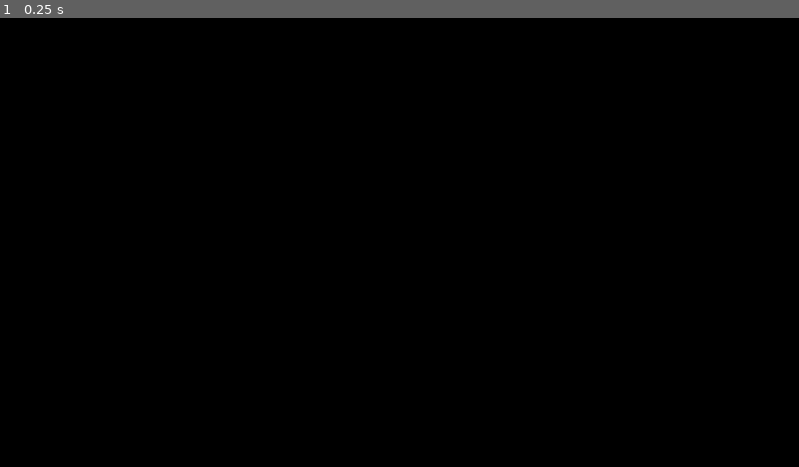
Above: before the commit, frame 1.
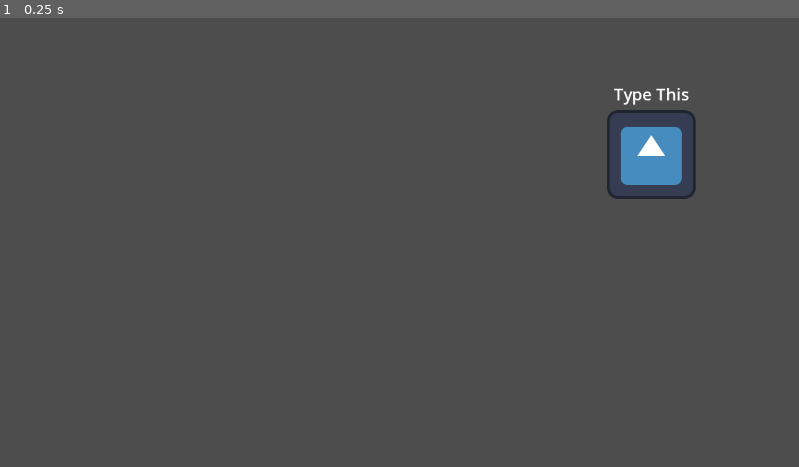
Above: after the commit, the same moment.

Repository: anaissnow/Components
Game: Godot game, scene res://scenes/main.tscn
Same seed, same stepped clock (60 frames per second), same inputs: the game is played once before the commit and once after it. Before the commit the project starts from res://scenes/level.tscn. The engine's default icon, where the game draws it, is replaced by a stand-in: a white triangle on a blue panel in a dark square.
Inputs:
- Up to frame 1 (0.25 s): no input

The runs differ from the first frame. In frame 1, 100% of the frame differs, in the area x 0-100%, y 0-100%.

Commit message:
tutorial part 1 done

Diff:
--- /dev/null
+++ b/entities/player.tscn
@@ -0,0 +1,16 @@
+[gd_scene load_steps=3 format=3 uid="uid://brm5h0l5x340k"]
+
+[ext_resource type="Texture2D" uid="uid://cccn7y1547fl0" path="res://icon.svg" id="1_merdl"]
+
+[sub_resource type="CapsuleShape3D" id="CapsuleShape3D_b0kkn"]
+radius = 0.60498047
+height = 1.2099609
+
+[node name="Player" type="CharacterBody3D" groups=["Player"]]
+
+[node name="Sprite3D" type="Sprite3D" parent="."]
+billboard = 1
+texture = ExtResource("1_merdl")
+
+[node name="CollisionShape3D" type="CollisionShape3D" parent="."]
+shape = SubResource("CapsuleShape3D_b0kkn")
--- /dev/null
+++ b/entities/player_2d.tscn
@@ -0,0 +1,17 @@
+[gd_scene load_steps=2 format=3 uid="uid://wdb8kjx0g6pf"]
+
+[ext_resource type="Texture2D" uid="uid://cccn7y1547fl0" path="res://icon.svg" id="1_si72p"]
+
+[node name="player2D" type="Sprite2D"]
+texture = ExtResource("1_si72p")
+
+[node name="RichTextLabel" type="RichTextLabel" parent="."]
+offset_left = -80.0
+offset_top = -107.0
+offset_right = 80.0
+offset_bottom = -67.0
+theme_override_font_sizes/normal_font_size = 24
+bbcode_enabled = true
+text = "Type This"
+horizontal_alignment = 1
+vertical_alignment = 1
--- a/entities/toyol_enemy.tscn
+++ b/entities/toyol_enemy.tscn
@@ -1,20 +1,23 @@
 [gd_scene load_steps=5 format=3 uid="uid://cc3lwrajmpld5"]
 
 [ext_resource type="Script" uid="uid://caeifjdu24l1" path="res://scripts/toyol_enemy.gd" id="1_iwvyl"]
-[ext_resource type="Texture2D" uid="uid://cccn7y1547fl0" path="res://icon.svg" id="1_k88e6"]
 [ext_resource type="Resource" uid="uid://c7dbn0hxxc3dg" path="res://resources/toyol_enemy.tres" id="2_sh2l8"]
+
+[sub_resource type="CompressedTexture2D" id="CompressedTexture2D_iwvyl"]
+load_path = "res://.godot/imported/icon.svg-218a8f2b3041327d8a5756f3a245f83b.s3tc.ctex"
 
 [sub_resource type="CapsuleShape3D" id="CapsuleShape3D_iwvyl"]
 radius = 0.60839844
 height = 1.2167969
 
-[node name="Toyol_Enemy" type="CharacterBody3D"]
+[node name="Toyol_Enemy" type="CharacterBody3D" groups=["Enemy"]]
 script = ExtResource("1_iwvyl")
 stats = ExtResource("2_sh2l8")
 
 [node name="Sprite3D" type="Sprite3D" parent="."]
+modulate = Color(0.84765565, 0.34753618, 0.3415381, 1)
 billboard = 1
-texture = ExtResource("1_k88e6")
+texture = SubResource("CompressedTexture2D_iwvyl")
 
 [node name="CollisionShape3D" type="CollisionShape3D" parent="."]
 shape = SubResource("CapsuleShape3D_iwvyl")
--- a/project.godot
+++ b/project.godot
@@ -11,6 +11,11 @@
 [application]
 
 config/name="Components"
-run/main_scene="uid://x30ixxhmkvvt"
+run/main_scene="uid://knkdex3148md"
 config/features=PackedStringArray("4.5", "Forward Plus")
 config/icon="res://icon.svg"
+
+[global_group]
+
+Player=""
+Enemy=""
--- a/scenes/level.tscn
+++ b/scenes/level.tscn
@@ -1,7 +1,8 @@
-[gd_scene load_steps=3 format=3 uid="uid://x30ixxhmkvvt"]
+[gd_scene load_steps=4 format=3 uid="uid://x30ixxhmkvvt"]
 
 [ext_resource type="PackedScene" uid="uid://dxkqlcfg2pbsl" path="res://world/world_combiner.tscn" id="1_w7c3h"]
 [ext_resource type="PackedScene" uid="uid://cc3lwrajmpld5" path="res://entities/toyol_enemy.tscn" id="2_w8frs"]
+[ext_resource type="PackedScene" uid="uid://brm5h0l5x340k" path="res://entities/player.tscn" id="3_w8frs"]
 
 [node name="Level" type="Node3D"]
 
@@ -12,3 +13,6 @@
 
 [node name="Camera3D" type="Camera3D" parent="."]
 transform = Transform3D(1, 0, 0, 0, 0.66148204, 0.749961, 0, -0.749961, 0.66148204, 0, 4.2537394, 4.449608)
+
+[node name="Player" parent="." instance=ExtResource("3_w8frs")]
+transform = Transform3D(1, 0, 0, 0, 1, 0, 0, 0, 1, -4, 0.63462806, 0)
--- /dev/null
+++ b/scenes/main.tscn
@@ -0,0 +1,14 @@
+[gd_scene load_steps=4 format=3 uid="uid://knkdex3148md"]
+
+[ext_resource type="Script" uid="uid://ep3j8thq7crb" path="res://scripts/main.gd" id="1_0wfyh"]
+[ext_resource type="PackedScene" uid="uid://wdb8kjx0g6pf" path="res://entities/player_2d.tscn" id="1_o5qli"]
+[ext_resource type="Script" uid="uid://qik3gixabqmk" path="res://scripts/player_2d.gd" id="3_sugp2"]
+
+[node name="Main" type="Node2D"]
+script = ExtResource("1_0wfyh")
+
+[node name="EnemyContainer" type="Node2D" parent="."]
+
+[node name="player2D" parent="EnemyContainer" instance=ExtResource("1_o5qli")]
+position = Vector2(939, 197)
+script = ExtResource("3_sugp2")
--- /dev/null
+++ b/scripts/main.gd
@@ -0,0 +1,38 @@
+extends Node2D
+
+@onready var enemy_container = $EnemyContainer
+var active_enemy = null
+var current_letter_index : int = -1
+
+func find_new_active_enemy(typed_character: String):
+	for enemy in enemy_container.get_children():
+		var prompt = enemy.get_prompt()
+		var next_character = prompt.substr(0,1)
+		if next_character == typed_character:
+			print("found new enemy that starts with: ", next_character)
+			active_enemy = enemy
+			current_letter_index = 1
+
+func _unhandled_input(event: InputEvent) -> void:
+	if event is InputEventKey and event.is_pressed() and !event.is_echo():
+		var typed_event = event as InputEventKey
+		var cp : int = typed_event.unicode
+		if cp == 0:
+			return
+		var key_typed = char(cp)
+
+		if active_enemy == null:
+			find_new_active_enemy(key_typed)
+		else:
+			var prompt = active_enemy.get_prompt()
+			var next_character = prompt.substr(current_letter_index, 1)
+			if key_typed == next_character:
+				print("successfully typed: ", key_typed)
+				current_letter_index += 1
+				if current_letter_index == prompt.length():
+					print("done!")
+					current_letter_index = -1
+					active_enemy.queue_free()
+					active_enemy = null
+			else:
+				print("incorrectly typed: ", key_typed, " instead of: ", next_character)
--- /dev/null
+++ b/scripts/player_2d.gd
@@ -0,0 +1,7 @@
+extends Sprite2D
+
+@onready var prompt = $RichTextLabel
+@onready var prompt_text = prompt.text
+
+func get_prompt() -> String:
+	return prompt_text.to_lower()
--- /dev/null
+++ b/tutorials/enemy_part1.gd
@@ -0,0 +1,7 @@
+extends Sprite2D
+
+@onready var prompt = $RichTextLabel
+@onready var prompt_text = prompt.text
+
+func get_prompt() -> String:
+	return prompt_text.to_lower()
--- /dev/null
+++ b/tutorials/typing_mech_part1.gd
@@ -0,0 +1,38 @@
+extends Node2D
+
+@onready var enemy_container = $EnemyContainer
+var active_enemy = null
+var current_letter_index : int = -1
+
+func find_new_active_enemy(typed_character: String):
+	for enemy in enemy_container.get_children():
+		var prompt = enemy.get_prompt()
+		var next_character = prompt.substr(0,1)
+		if next_character == typed_character:
+			print("found new enemy that starts with: ", next_character)
+			active_enemy = enemy
+			current_letter_index = 1
+
+func _unhandled_input(event: InputEvent) -> void:
+	if event is InputEventKey and event.is_pressed() and !event.is_echo():
+		var typed_event = event as InputEventKey
+		var cp : int = typed_event.unicode
+		if cp == 0:
+			return
+		var key_typed = char(cp)
+
+		if active_enemy == null:
+			find_new_active_enemy(key_typed)
+		else:
+			var prompt = active_enemy.get_prompt()
+			var next_character = prompt.substr(current_letter_index, 1)
+			if key_typed == next_character:
+				print("successfully typed: ", key_typed)
+				current_letter_index += 1
+				if current_letter_index == prompt.length():
+					print("done!")
+					current_letter_index = -1
+					active_enemy.queue_free()
+					active_enemy = null
+			else:
+				print("incorrectly typed: ", key_typed, " instead of: ", next_character)
Not shown, added: resources/eng_words.txt
Not shown, added: scripts/main.gd.uid
Not shown, added: scripts/player_2d.gd.uid
Not shown, added: tutorials/enemy_part1.gd.uid
Not shown, added: tutorials/typing_mech_part1.gd.uid
